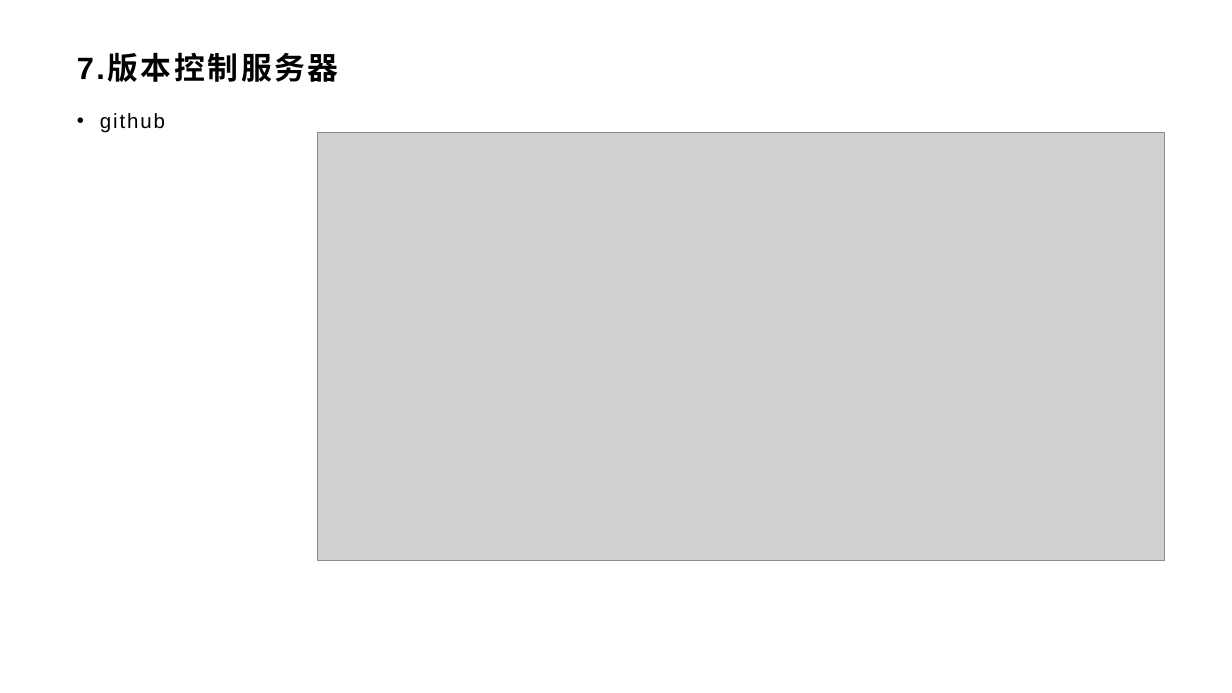
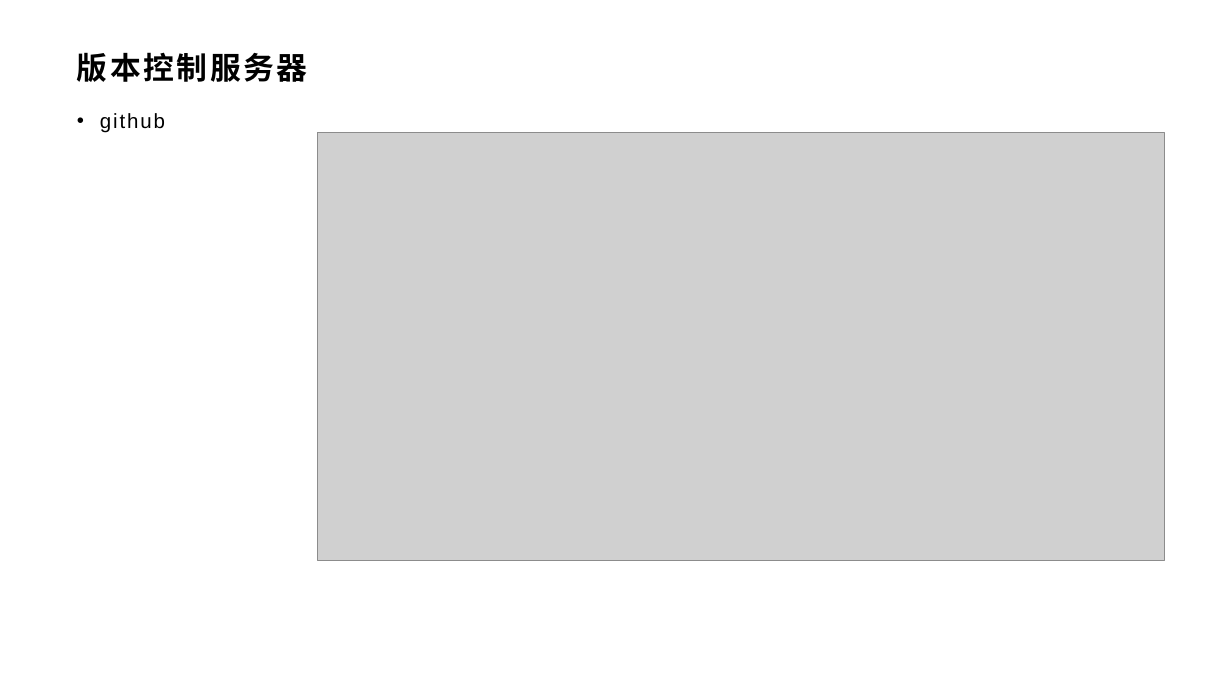
Before and after one commit to xlisses/ruang, a slide deck: slide 10 of 9.final/实现评审.pptx. Drawn at 1232x693 pixels with LibreOffice and Linux fonts; fonts in the diff are those of the drawing; grey boxes stand for pictures; background and template pictures are left out. Boxes give left, top, right and bottom in pixels: in the first picture for what was removed or moved away, otherwise in the second. Text is boxed around its words. In the diff, an @@ line names an element or a change of style, - is before the commit and + after.

```diff
--- a/9.final/实现评审.pptx
+++ b/9.final/实现评审.pptx
@@ title at (77, 52, 308, 82): text changed @@
-7.版本控制服务器
+版本控制服务器
```
Also in this commit, not shown: 14 other slides changed, 1 slide added, 2 slides removed.
